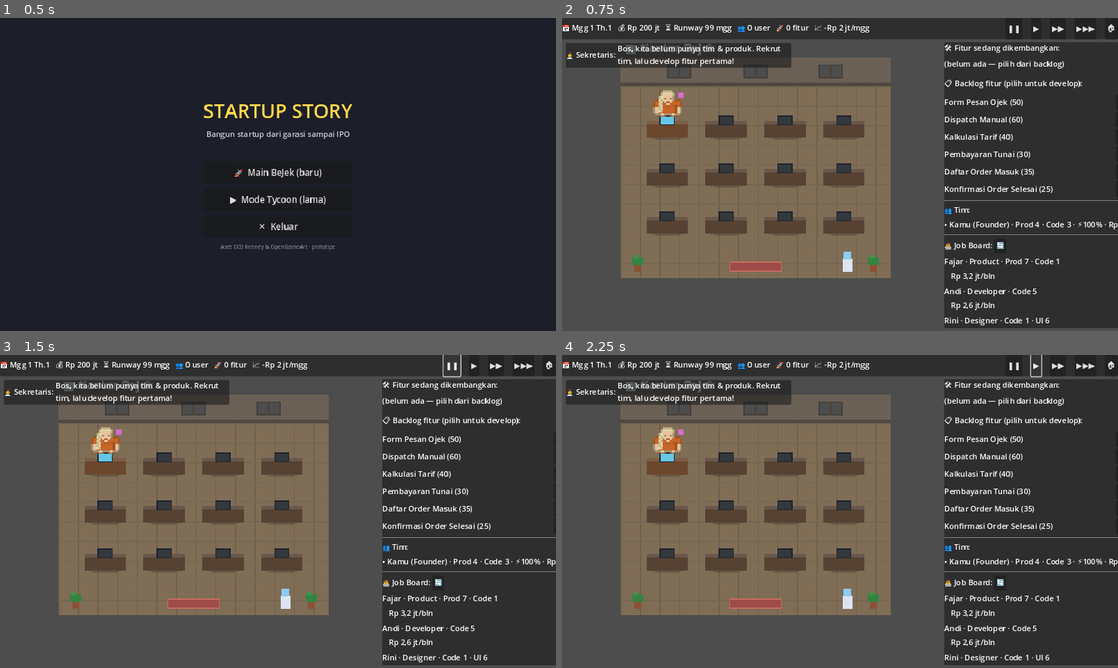
Above: before the commit, frames 1-4 (two rows, left to right).
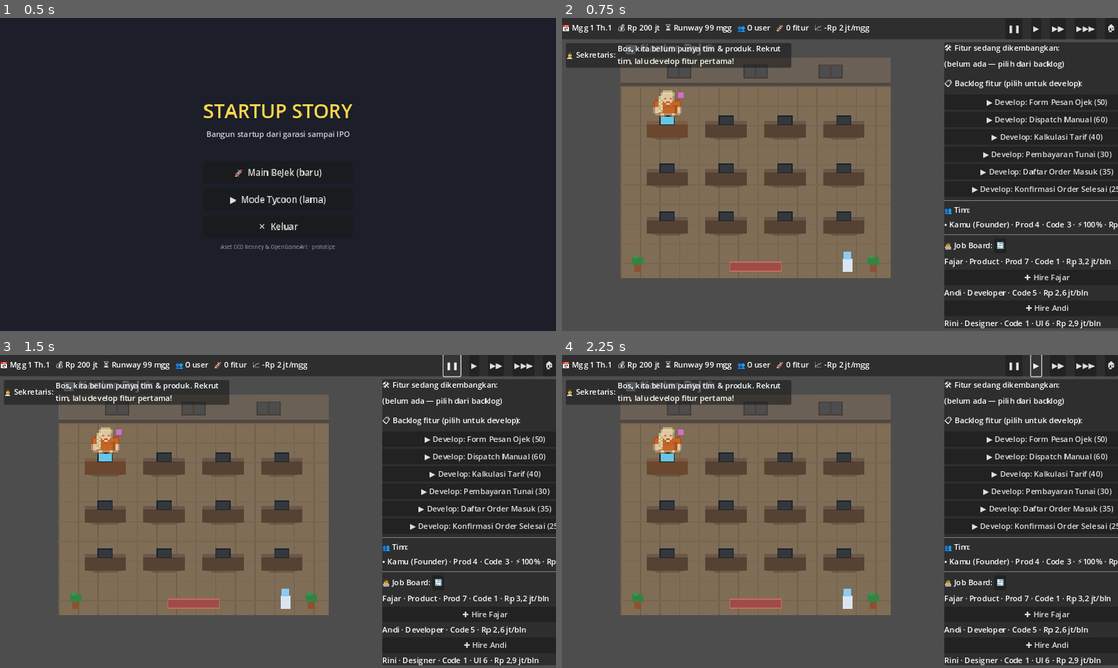
Above: after the commit, the same moments.

Repository: xhijack/game-startup
Game: Godot game, scene res://scenes/main/menu.tscn
The game is run twice, just before and just after one commit, with the same random seed, the same clock (stepped at 60 frames per second) and the same inputs.
Inputs:
- Up to frame 1 (0.5 s): no input
- Up to frame 2 (0.75 s): click "🚀 Main BeJek (baru)" at 0.5 s
- Up to frame 3 (1.5 s): click "❚❚" at 1.25 s
- Up to frame 4 (2.25 s): click "▶" at 2 s

Frame 1 is identical in both runs. In frame 2, 2.7% of the frame differs, in the area x 68-100%, y 25-100%; in frame 3, 2.7%; in frame 4, 2.7%.

Commit message:
BeJek: fix tombol Hire/Develop/Tugaskan ke-dorong off-screen → full-width; Skor Review /40; modal Rp200jt; stamina hanya skill relevan per fase

Diff:
--- a/scripts/bejek/bejek_ui.gd
+++ b/scripts/bejek/bejek_ui.gd
@@ -133,17 +133,15 @@
 		var b := _btn(_active_box, "🚀 RILIS (skor %d%%)" % int(a.score() * 100), func(): _game.release())
 		b.add_theme_color_override("font_color", Color(0.4, 1, 0.5))
 	else:
-		# Roster: tugaskan / tarik employee dari fitur ini.
+		# Roster: tugaskan / tarik employee dari fitur ini (tombol full-width).
 		_lbl(_active_box, "Tugaskan tim:")
 		for t in _game.talents:
-			var row := HBoxContainer.new()
-			_active_box.add_child(row)
 			var on: bool = _game.is_assigned(t)
 			var tired := " 😴" if t.stamina <= 30 else ""
-			var lbl := _lbl(row, "  %s %s ⚡%d%%%s" % ["✅" if on else "⬜", t.person_name, int(t.stamina), tired])
-			lbl.size_flags_horizontal = Control.SIZE_EXPAND_FILL
 			var ct: Talent = t
-			_btn(row, "Tarik" if on else "Tugaskan", func(): _game.toggle_assign(ct))
+			_btn(_active_box, "%s %s ⚡%d%%%s — %s" % [
+				"✅" if on else "⬜", t.person_name, int(t.stamina), tired,
+				"Tarik" if on else "Tugaskan"], func(): _game.toggle_assign(ct))
 
 func _refresh_pool() -> void:
 	for c in _pool_box.get_children():
@@ -152,12 +150,9 @@
 		_lbl(_pool_box, "(selesaikan fitur aktif dulu)")
 		return
 	for fd in _game.pool:
-		var row := HBoxContainer.new()
-		_pool_box.add_child(row)
-		var lbl := _lbl(row, "%s (%d)" % [str(fd.get("label", "")), int(fd.get("dev", 50))])
-		lbl.size_flags_horizontal = Control.SIZE_EXPAND_FILL
 		var cf: Dictionary = fd
-		_btn(row, "Develop", func(): _game.develop(cf))
+		_btn(_pool_box, "▶ Develop: %s (%d)" % [str(fd.get("label", "")), int(fd.get("dev", 50))],
+			func(): _game.develop(cf))
 
 func _refresh_team() -> void:
 	for c in _team_box.get_children():
@@ -171,16 +166,9 @@
 	for c in _cand_box.get_children():
 		c.queue_free()
 	for cand in _game.candidates:
-		var box := VBoxContainer.new()
-		box.add_theme_constant_override("separation", 1)
-		_cand_box.add_child(box)
-		_lbl(box, "%s · %s · %s" % [cand.person_name, cand.type, _skills(cand)])
-		var row := HBoxContainer.new()
-		box.add_child(row)
-		var sl := _lbl(row, "   %s/bln" % _money(cand.salary_monthly))
-		sl.size_flags_horizontal = Control.SIZE_EXPAND_FILL
+		_lbl(_cand_box, "%s · %s · %s · %s/bln" % [cand.person_name, cand.type, _skills(cand), _money(cand.salary_monthly)])
 		var c2: Talent = cand
-		_btn(row, "Hire", func(): _game.hire(c2))
+		_btn(_cand_box, "✚ Hire %s" % cand.person_name, func(): _game.hire(c2))
 
 ## Skill non-nol ringkas, mis. "Prod 7 · Code 3".
 func _skills(t: Talent) -> String:
Not shown, changed: ruvector.db
